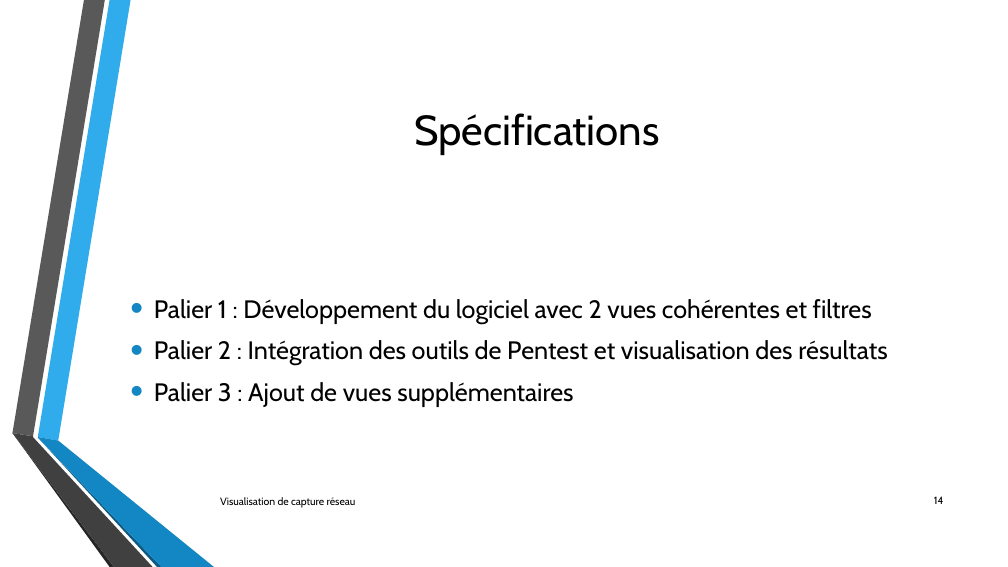
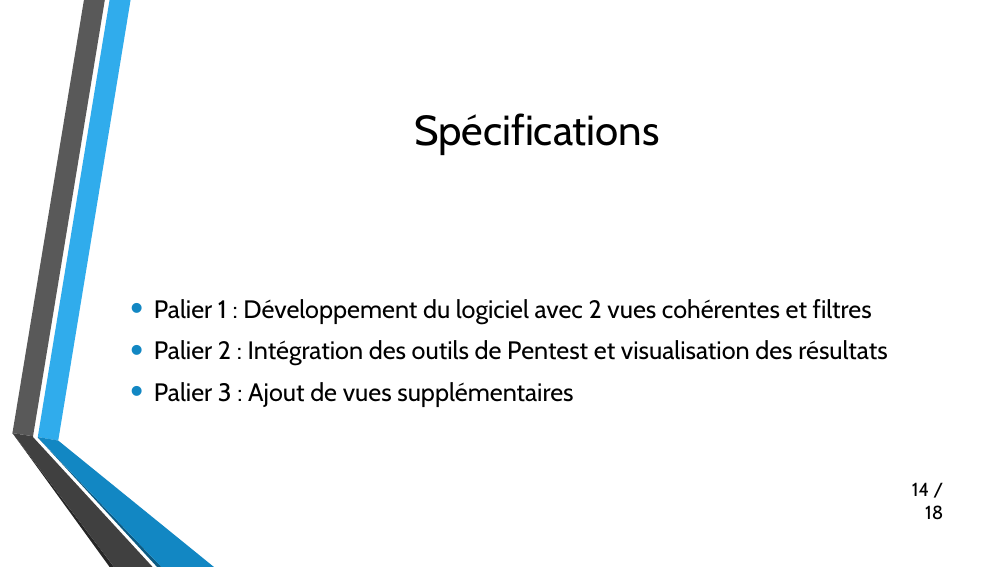
Before and after one commit to lechinoix/Pcap-visualization-project, a slide deck: slide 14 of Présentation de mi-projet/Outils de visualisation de capture réseau.pptx. Drawn at 1008x567 pixels with LibreOffice and Linux fonts; fonts in the diff are those of the drawing; background and template pictures are left out. Boxes give left, top, right and bottom in pixels: in the first picture for what was removed or moved away, otherwise in the second. Text is boxed around its words. In the diff, an @@ line names an element or a change of style, - is before the commit and + after.

```diff
--- a/Présentation de mi-projet/Outils de visualisation de capture réseau.pptx
+++ b/Présentation de mi-projet/Outils de visualisation de capture réseau.pptx
@@ text removed at bbox=[220, 497, 356, 508] @@
-Visualisation de capture réseau
@@ text at bbox=[912, 482, 943, 520]: text changed; size 10 to 18 pt @@
-14
+14 / 18
```
Also in this commit, not shown: 15 other slides changed, 2 slides added, 1 slide removed.
